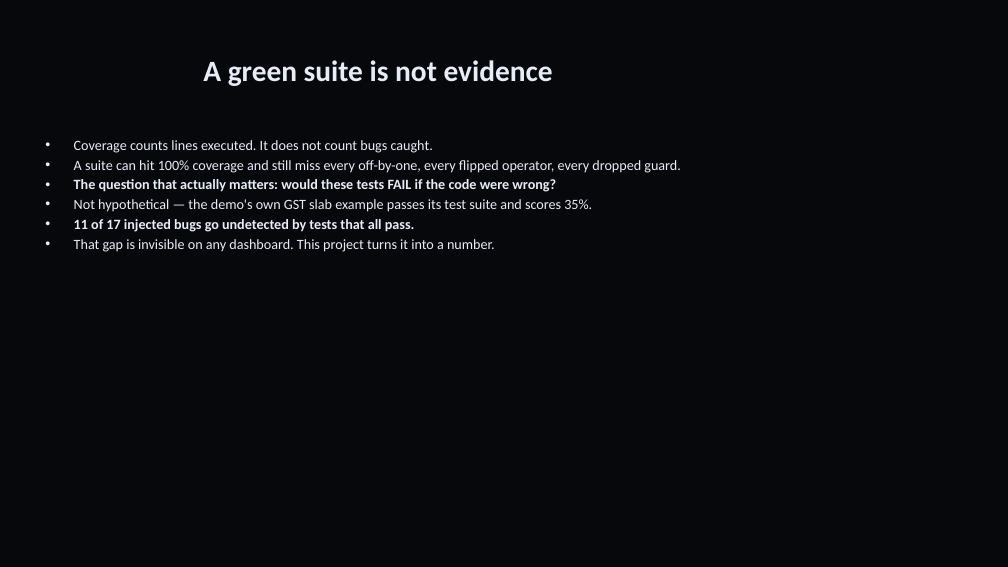
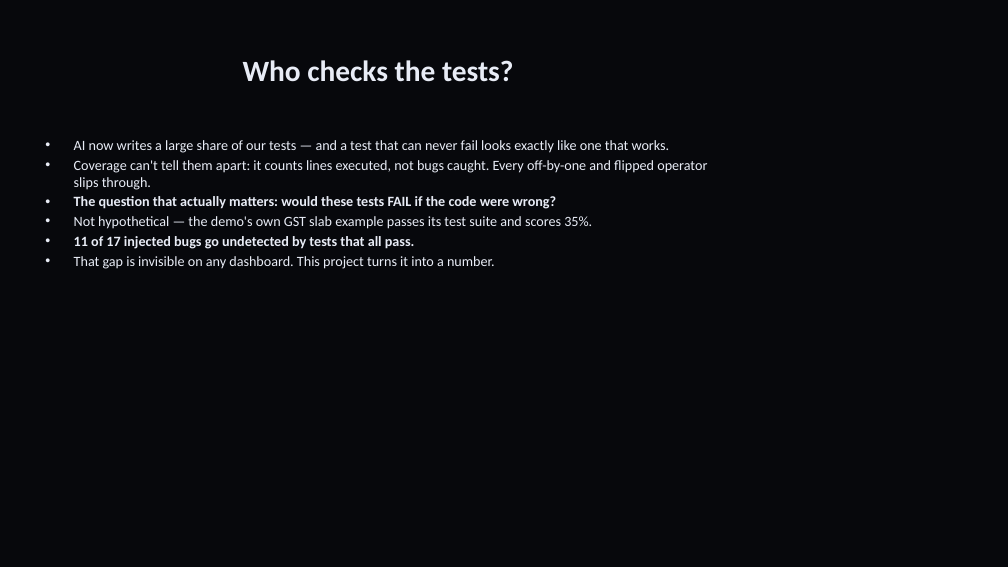
Before and after one commit to sgoel2be24-cyber/mutant, a slide deck: slide 2 of deck/Mutant-HackDevengers2.pptx. Drawn at 1008x567 pixels with LibreOffice and Linux fonts; fonts in the diff are those of the drawing. Boxes give left, top, right and bottom in pixels: in the first picture for what was removed or moved away, otherwise in the second. Text is boxed around its words. In the diff, an @@ line names an element or a change of style, - is before the commit and + after.

Commit message:
docs+deck: reframe around 'who checks AI-written tests?', surface the verified Kill-this-mutant loop, update demo steps and test counts (110)

```diff
--- a/deck/Mutant-HackDevengers2.pptx
+++ b/deck/Mutant-HackDevengers2.pptx
@@ title at <box>243,60,513,82</box>: text changed @@
-A green suite is not evidence
+Who checks the tests?
@@ text at <box>74,140,707,190</box>: text changed @@
-• Coverage counts lines executed. It does not count bugs caught.
-• A suite can hit 100% coverage and still miss every off-by-one, every flipped operator, every dropped guard.
+• AI now writes a large share of our tests — and a test that can never fail looks exactly like one that works.
+• Coverage can't tell them apart: it counts lines executed, not bugs caught. Every off-by-one and flipped operator slips through.
```
Also in this commit, not shown: 6 other slides changed, 1 other file.
